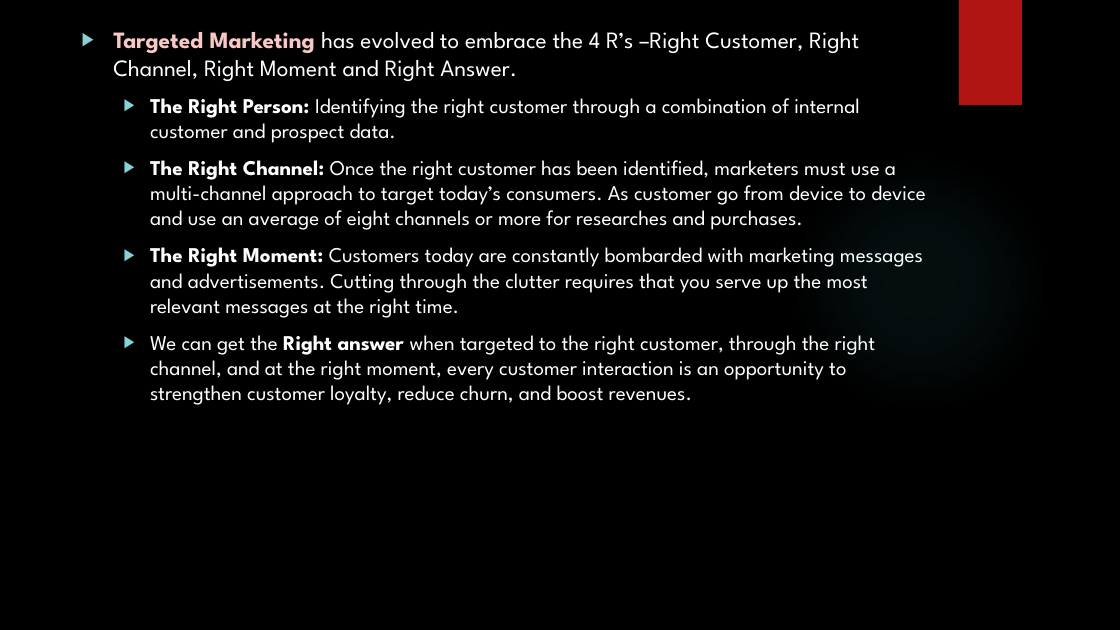
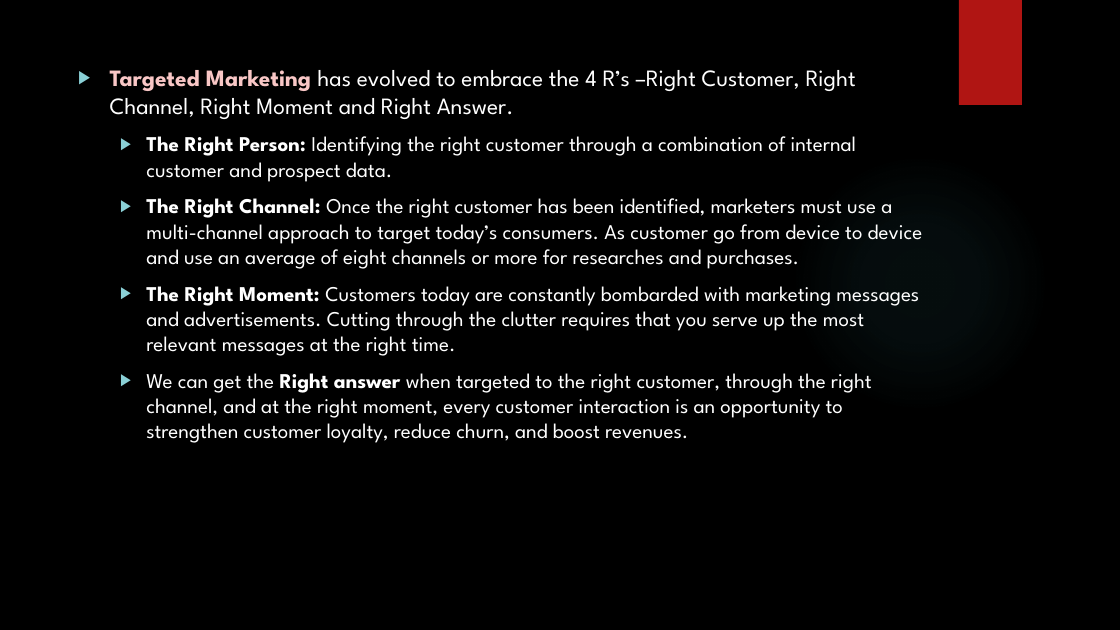
Before and after one commit to madhuhasa/digital-alpha, a slide deck: slide 24 of project/DIGITAL MARKETING.pptx. Drawn at 1120x630 pixels with LibreOffice and Linux fonts; fonts in the diff are those of the drawing; background and template pictures are left out. Boxes give left, top, right and bottom in pixels: in the first picture for what was removed or moved away, otherwise in the second. Text is boxed around its words. In the diff, an @@ line names an element or a change of style, - is before the commit and + after.

```diff
--- a/project/DIGITAL MARKETING.pptx
+++ b/project/DIGITAL MARKETING.pptx
@@ text "Targeted Marketing has evolved to ...": place and size @@
-text "Targeted Marketing has evolved to ..." at [113,32,926,405]
+text "Targeted Marketing has evolved to ..." at [110,70,923,443]
```
Also in this commit, not shown: 4 other slides changed, 2 slides added.
